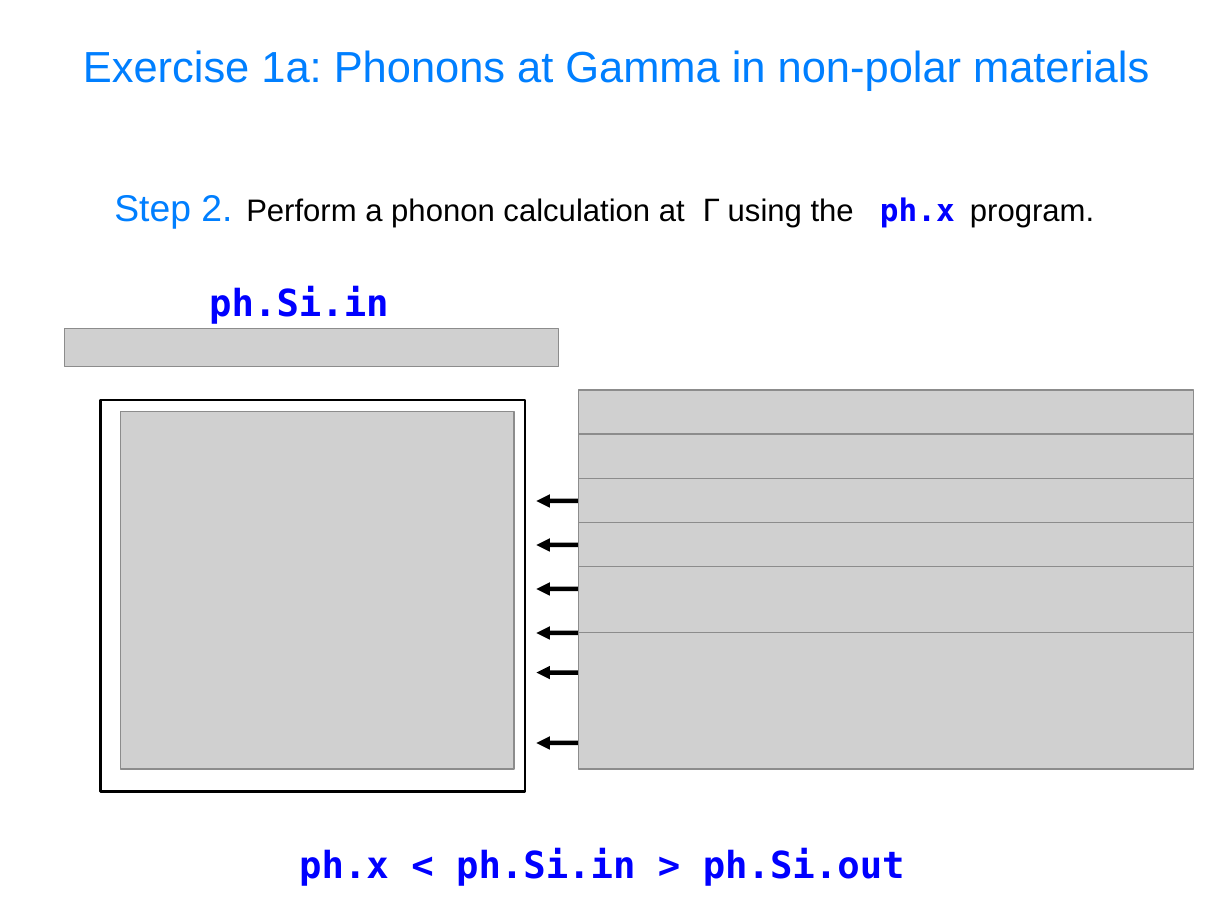
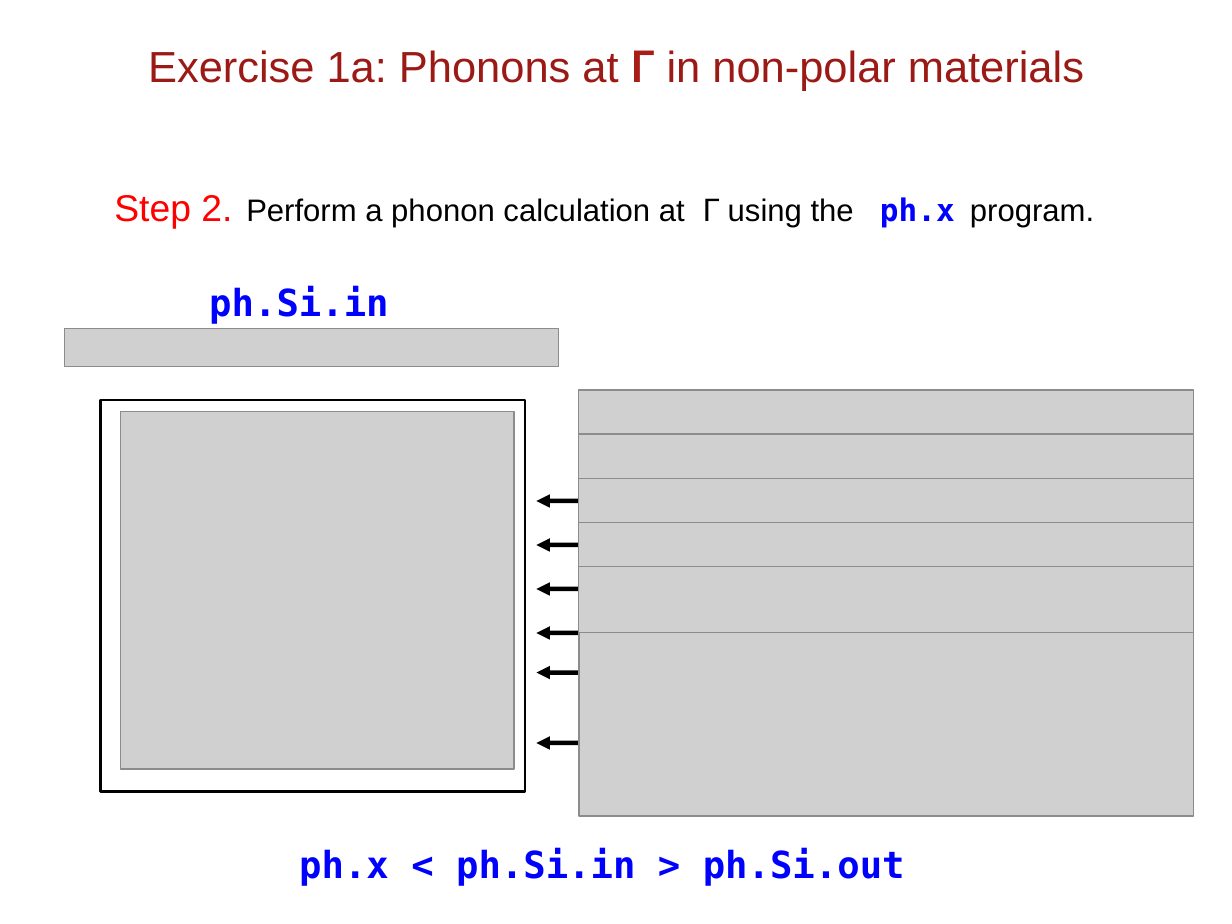
Before and after one commit to thepranab/materials-for-max-qe2021-online-school, a slide deck: slide 11 of slides.sources/handson-day5.odp. Drawn at 1232x924 pixels with LibreOffice and Linux fonts; fonts in the diff are those of the drawing; grey boxes stand for pictures. Boxes give left, top, right and bottom in pixels: in the first picture for what was removed or moved away, otherwise in the second. Text is boxed around its words. In the diff, an @@ line names an element or a change of style, - is before the commit and + after.

```diff
--- a/slides.sources/handson-day5.odp
+++ b/slides.sources/handson-day5.odp
@@ title at (x1=148, y1=50, x2=1084, y2=91): text changed; text colour #007FFF to #9C1A16 @@
-Exercise 1a: Phonons at Gamma in non-polar materials
+Exercise 1a: Phonons at Γ in non-polar materials
@@ text "Step 2. Perform a phonon ..." at (x1=114, y1=195, x2=1094, y2=228): text colour #007FFF to #FF0000 in "Step 2." @@
@@ picture resized from (x1=579, y1=633, x2=1194, y2=769) to (x1=579, y1=633, x2=1194, y2=816) @@
```
Also in this commit, not shown: 43 other slides changed, 3 slides added, 1 slide removed, 3 other files.
